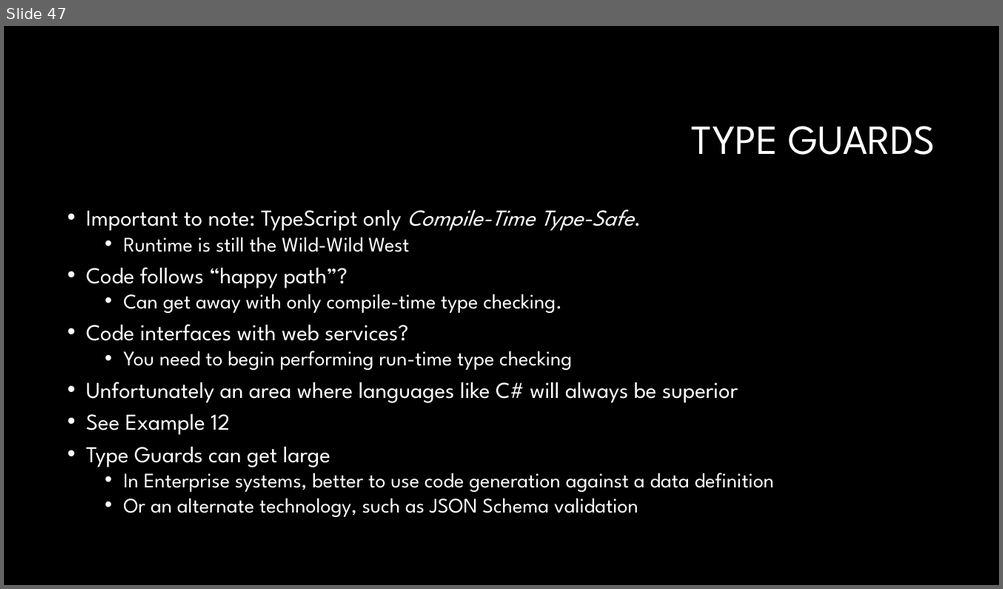
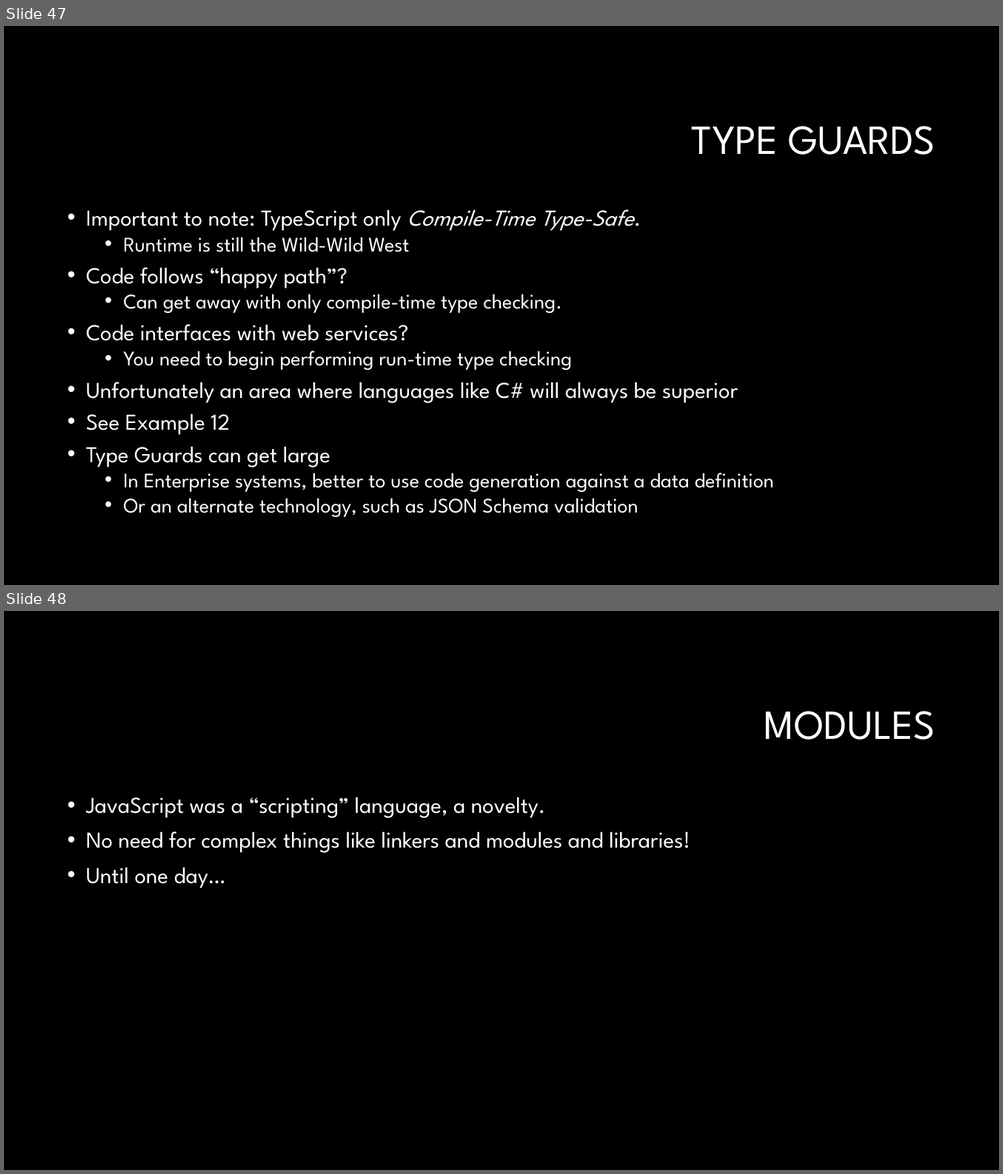
Before and after one commit to RonPenton/intro-to-typescript, a slide deck: Web development with Typescript.pptx. Shown one above the other, each under a label of ours: slide 47 before the commit, slides 47 and 48 after it. The pictures are 1003x589 and 1003x1174 pixels, drawn with LibreOffice and Linux fonts; fonts in the diff are those of the drawing; background and template pictures are left out. Boxes give left, top, right and bottom in pixels: in the first picture for what was removed or moved away, otherwise in the second. Text is boxed around its words. In the diff, an @@ line names an element or a change of style, - is before the commit and + after.

Commit message:
modules

```diff
--- a/Web development with Typescript.pptx
+++ b/Web development with Typescript.pptx
@@ slide 48 added at <box>4,611,999,1170</box>, background #000000 @@
@@ title added at <box>764,711,935,740</box>, 40 pt, text #FFFFFF @@
+MODULES
@@ text added at <box>86,797,690,889</box>, 22 pt, text #FFFFFF @@
+• JavaScript was a “scripting” language, a novelty.
+• No need for complex things like linkers and modules and libraries!
+• Until one day…
```
Also in this commit, not shown: 7 other slides added, 10 other files.
